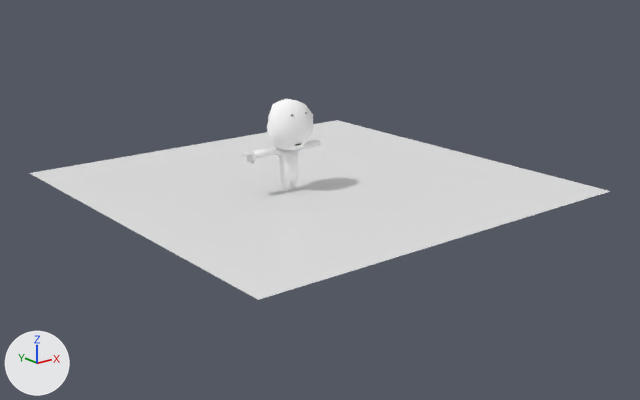
One commit to the Blender file src/models/characters/hero/Hero.blend: the scene before it, then after it.
One viewpoint serves both versions: a 50 mm camera at (-120.4, -162.6, 52.8) aimed at (7.6, -2.6, -11.2). Every picture has the same lights, and +X, +Y and +Z are marked at lower left.
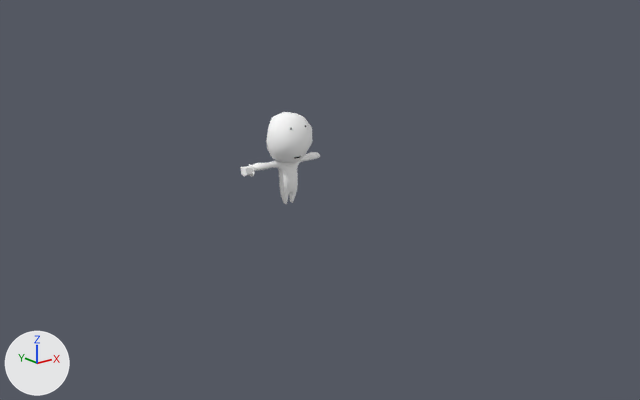
Not drawn themselves, but carrying or shaping drawn objects: ob_armbend_r, ob_armbendlattice_r, ob_calfbend_l, ob_calfbendlattice_l, ob_calfbend_r, ob_calfbendlattice_r, ob_armbend_l, ob_armbendlattice_l.

Where the change shows, as pixel boxes [x1, y1, x2, y2] in the pictures (640 x 400 px):
'Plane', hidden
    before: [30, 120, 610, 300]
'Cube.000', moved, turned
    before: [254, 99, 321, 191]
    after: [253, 112, 320, 204]
'Mesh', surface changed, moved
    before: [241, 151, 261, 164]
    after: [240, 164, 260, 177]

What the commit changed:
me_lantern_cube_001 has 202 vertices, 189 faces and spans x -36.8..36.8, y -47.4..67.0, z -43.5..34.4.
me_lantern_cube_001 is used by ob_mesh; location (-10.5, 0.0, 1.9); rotation (-0.0145, -0.105, -1.68), in degrees (-0.8, -6, -96); scale (0.0415, 0.0415, 0.036).
me_lantern_cube_001 part 1: 189 faces spanning x -36.8..36.8, y -47.4..67.0, z -43.5..34.4 switch from mat_null (white #e7e7e7) to mat_material (white #ffffff).
me_cube_000 has 592 vertices, 590 faces and spans x -8.4..8.4, y -5.4..2.9, z -6.8..12.3.
me_cube_000 is used by ob_cube_000; location (0.0, 0.0, 0.0); scale (1.16, 1.16, 1.16).
me_cube_000 part 2: the whole mesh is moved by (0.0, 1.3, -2.7).
Object 'Cube.001' (ob_cube_001) moves from (-0.5, 0.0, 0.0) to (-0.8, -0.1, -3.0).
Object 'Mesh' (ob_mesh) moves from (-10.5, 0.0, 1.9) to (-10.8, 0.0, -1.1).
Object 'Cube.000' (ob_cube_000) moves from (0.0, 0.0, 0.0) to (-0.3, -1.5, 0.1).
Object 'Plane' (ob_plane) moves from (8.1, 2.0, -7.8) to (8.1, 2.0, -11.0).
Object 'Plane' (ob_plane) is now hidden.
Object 'ArmBend_R' (ob_armbend_r) moves from (-6.138, -0.00304, 2.307) to (-6.434, -0.0508, -0.711).
Object 'ArmBendLattice_R' (ob_armbendlattice_r) moves from (-6.138, -0.00304, 2.307) to (-6.434, -0.0508, -0.711).
Object 'ArmBendLattice_R' (ob_armbendlattice_r) turns from (36, -90, -125) to (36, -90, -125) degrees about x, y and z.
Object 'CalfBend_L' (ob_calfbend_l) moves from (1.089, -0.437, -7.202) to (0.793, -0.484, -10.22).
Object 'CalfBendLattice_L' (ob_calfbendlattice_l) moves from (1.089, -0.437, -7.202) to (0.793, -0.484, -10.22).
Object 'CalfBend_R' (ob_calfbend_r) moves from (-1.107, -0.437, -7.201) to (-1.403, -0.484, -10.22).
Object 'CalfBendLattice_R' (ob_calfbendlattice_r) moves from (-1.183, -0.436, -7.201) to (-1.479, -0.483, -10.22).
Object 'ArmBend_L' (ob_armbend_l) moves from (6.211, 0.0192, 2.294) to (5.916, -0.0285, -0.724).
Object 'ArmBendLattice_L' (ob_armbendlattice_l) moves from (6.211, 0.0192, 2.294) to (5.916, -0.0285, -0.724).
